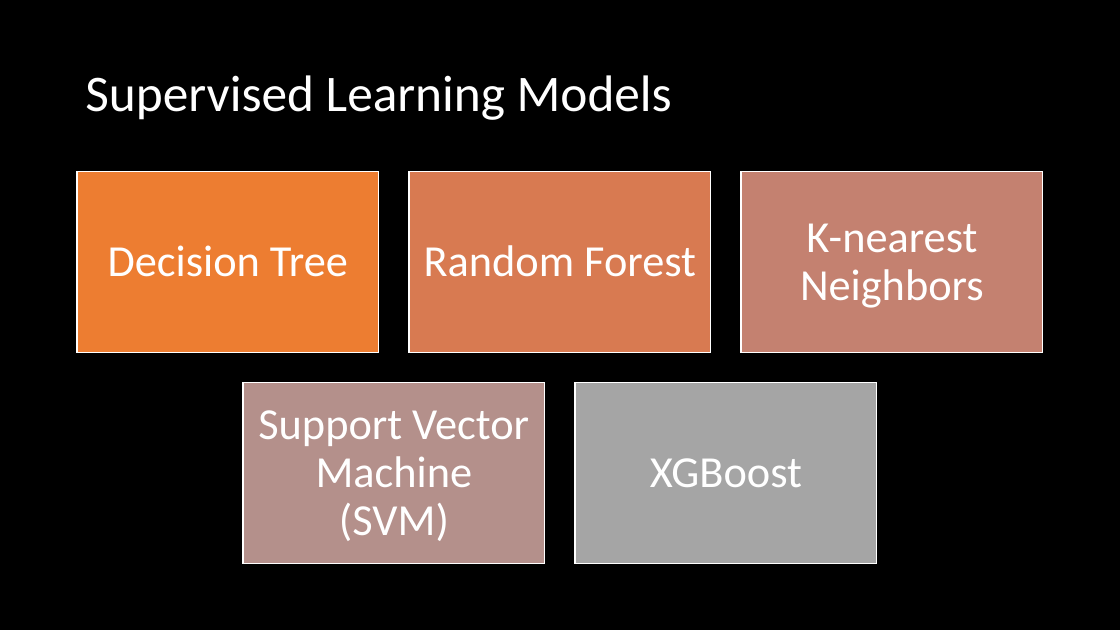
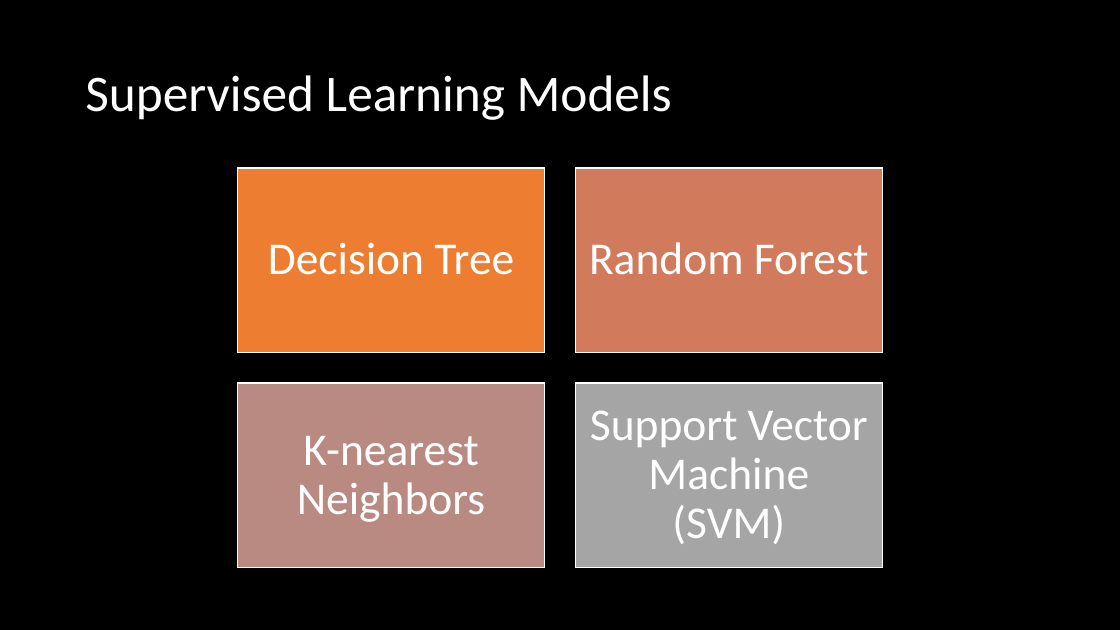
Before and after one commit to zach-hb/Movies-You-Should-Watch, a slide deck: slide 8 of Predicting a Movie's Success Before Release.pptx (slide 12 before the commit). Drawn at 1120x630 pixels with LibreOffice and Linux fonts; fonts in the diff are those of the drawing; background and template pictures are left out. Boxes give left, top, right and bottom in pixels: in the first picture for what was removed or moved away, otherwise in the second. Text is boxed around its words. In the diff, an @@ line names an element or a change of style, - is before the commit and + after.

```diff
--- a/Predicting a Movie's Success Before Release.pptx
+++ b/Predicting a Movie's Success Before Release.pptx
@@ text "Decision Tree" moved from (x1=108, y1=245, x2=348, y2=277) to (x1=268, y1=242, x2=514, y2=275) @@
@@ rectangle resized from (x1=77, y1=171, x2=379, y2=353) to (x1=238, y1=168, x2=545, y2=352) @@
@@ rectangle removed at (x1=409, y1=171, x2=711, y2=353) @@
@@ text "Random Forest" moved from (x1=424, y1=245, x2=696, y2=277) to (x1=589, y1=242, x2=869, y2=275) @@
@@ rectangle resized from (x1=741, y1=171, x2=1043, y2=353) to (x1=576, y1=168, x2=883, y2=352) @@
@@ rectangle at (x1=576, y1=168, x2=883, y2=352): fill #C48170 to #D17B5C @@
@@ text "K-nearest Neighbors" moved from (x1=800, y1=223, x2=984, y2=308) to (x1=297, y1=436, x2=485, y2=522) @@
@@ rectangle resized from (x1=243, y1=383, x2=544, y2=565) to (x1=238, y1=383, x2=545, y2=567) @@
@@ rectangle at (x1=238, y1=383, x2=545, y2=567): fill #B4908B to #B98A82 @@
@@ size 38 to 39 pt in 4 elements at (x1=268, y1=242, x2=514, y2=275), (x1=589, y1=242, x2=869, y2=275), (x1=297, y1=436, x2=485, y2=522), (x1=590, y1=410, x2=868, y2=544) @@
@@ rectangle resized from (x1=576, y1=383, x2=877, y2=565) to (x1=576, y1=383, x2=883, y2=567) @@
@@ text "Support Vector Machine (SVM)" moved from (x1=258, y1=410, x2=529, y2=541) to (x1=590, y1=410, x2=868, y2=544) @@
@@ text removed at (x1=650, y1=458, x2=802, y2=487) @@
-XGBoost
```
Also in this commit, not shown: 7 other slides changed, 5 slides added, 6 slides removed.
